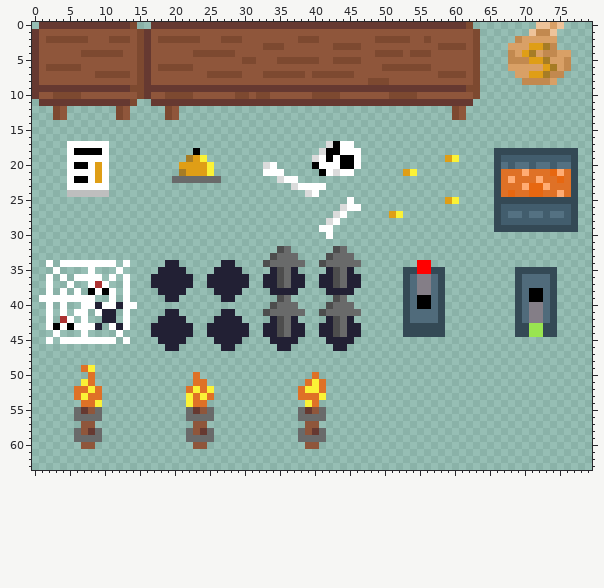
Sprite sheet: assets/sprites/tilemaps/room_objects.png. This is how it looked before the edit.
The file is 80x64 pixels. Colours within 5 levels of each other are drawn and written as one.
And afterwards:
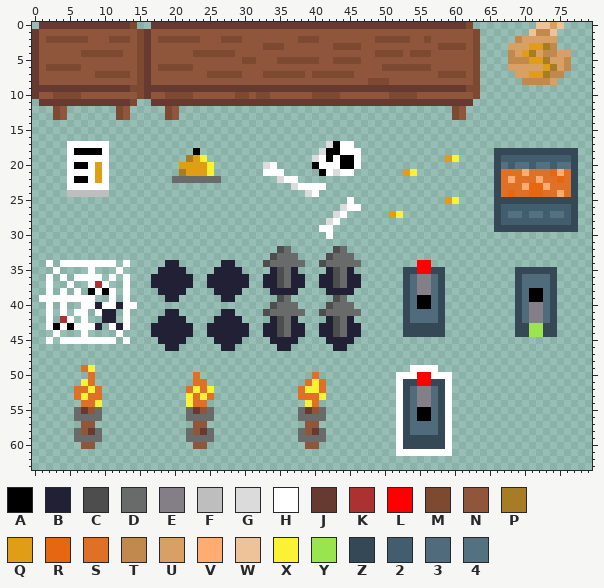
Palette (. is transparent): A #000000  B #222034  C #4d4d4d  D #696a6a  E #847e87  F #bebebe  G #dbdbdb  H #ffffff  J #663931  K #ac3232  L #ff0000  M #7d4930  N #8f563b  P #a67c25  Q #df9e16  R #e76710  S #df7126  T #c2894f  U #d9a066  V #ffac73  W #eec39a  X #fbf236  Y #99e550  Z #344955  2 #425d6d  3 #506b7b  4 #547182
What changed:
y 49: x 54..57 .... -> HHHH
y 50: x 52..59 ........ -> HHHLLHHH
y 51: x 52..59 ........ -> HZZLLZZH
y 52..54: x 52..59 ........ -> HZ3EE3ZH
y 55..56: x 52..59 ........ -> HZ3AA3ZH
y 57..58: x 52..59 ........ -> HZ3333ZH
y 59..60: x 52..59 ........ -> HZZZZZZH
y 61: x 52..59 ........ -> HHHHHHHH
Boxes around the changes in both pictures, in picture pixels (x1, y1, x2, y2):
added: (396, 365, 452, 456)
